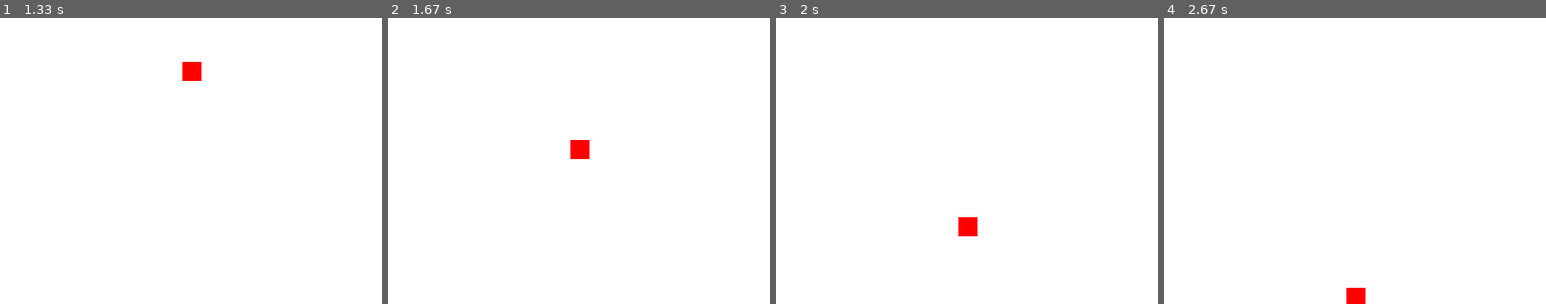
Above: before the commit, frames 1-4 (left to right).
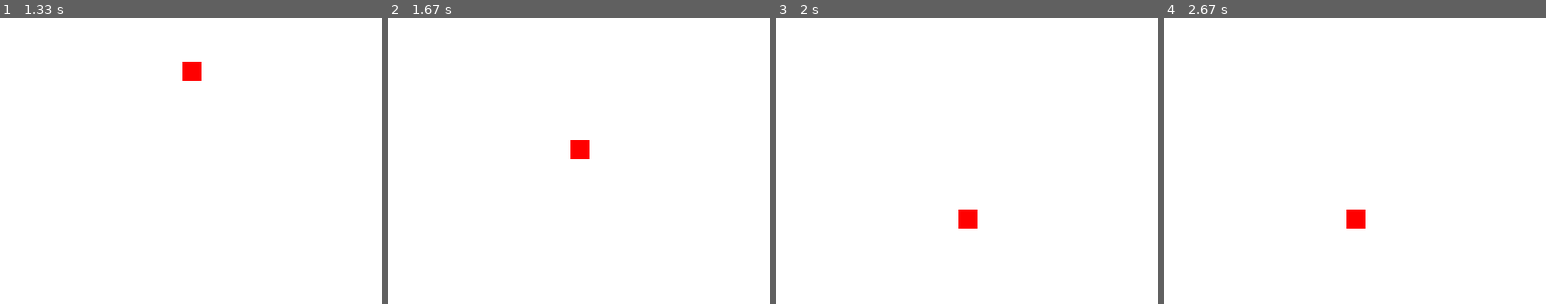
Above: after the commit, the same moments.

Repository: overbejt/pygame
Game: pygame game, started from PygameTemplate.py
The game is run twice, just before and just after one commit, with the same random seed, the same clock (stepped at 60 frames per second) and the same inputs.
Inputs:
- Up to frame 1 (1.33 s): no input
- Up to frame 2 (1.67 s): no input
- Up to frame 3 (2 s): no input
- Up to frame 4 (2.67 s): no input
The pictures show only the part of the screen within x 26-76%, y 50-100%; the shares and areas given below are measured in that part.

Frames 1-2 are identical in both runs. In frame 3, 0.3% of the frame differs, in the area x 47-53%, y 67-77%; in frame 4, 0.6%, in the area x 47-53%, y 67-100%.

Commit message:
cleaning

Diff:
--- a/PygameTemplate.py
+++ b/PygameTemplate.py
@@ -39,7 +39,7 @@
 
 
     #This needs to be fixed!!!!!
-    if y < 580:
+    if y < 500:
         yAcceleration = physics.getMotionY()
         y += 0-(yAcceleration/fps) #This will represent 1px as 1m,
                                       # dividing by fps gives 1s
Not shown, changed: README.md
